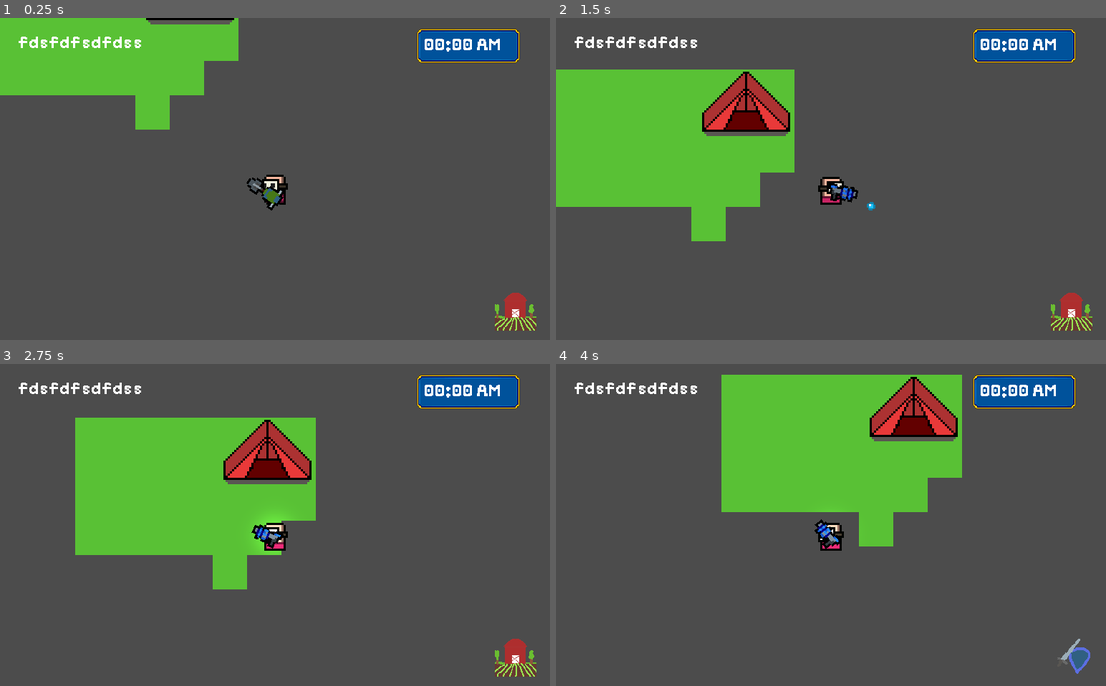
Above: before the commit, frames 1-4 (two rows, left to right).
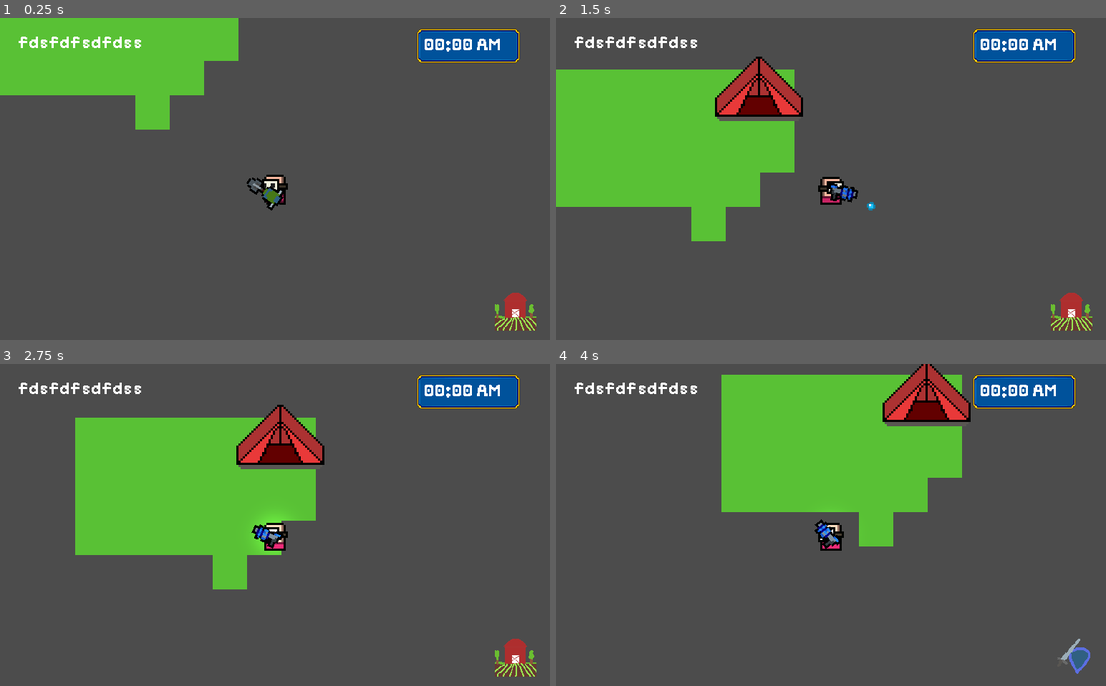
Above: after the commit, the same moments.

Repository: sugarvoid/gargun-valley
Game: Godot game, scene res://game/Game.tscn
Two runs of this game, one before a commit and one after it. Both use one fixed random seed, a clock stepped at 60 frames per second and the inputs below.
Inputs (mouse positions are in pixels of both pictures, inside the frame that each line leads up to):
- Up to frame 1 (0.25 s): no input
- Up to frame 2 (1.5 s): tap Enter at 0.5 s; move the mouse to (803, 243) at 0.52 s; hold W (move_up) from 0.53 s (still down); tap Mouse wheel down (cycle_hand) at 0.6 s; click (803, 243) at 0.67 s; move the mouse to (996, 227) at 1.27 s; click (996, 227) at 1.35 s
- Up to frame 3 (2.75 s): tap Space at 2 s; move the mouse to (110, 476) at 2.02 s; release W (move_up) at 2.03 s; hold A (move_left) from 2.03 s (still down); tap R (light_toggle) at 2.1 s
- Up to frame 4 (4 s): move the mouse to (858, 525) at 2.77 s; right-click (858, 525) at 2.85 s; click (858, 525) at 2.92 s; move the mouse to (748, 444) at 3.52 s; release A (move_left) at 3.53 s; hold S (move_down) from 3.53 s (still down); tap E (switch_mode) at 3.6 s

The runs differ from the first frame. In frame 1, 0.3% of the frame differs, in the area x 26-43%, y 0-2%; in frame 2, 2.6%, in the area x 26-45%, y 12-37%; in frame 3, 2.6%; in frame 4, 2.6%.

Commit message:
Make tent a separate scene

Diff:
--- a/game/Game.tscn
+++ b/game/Game.tscn
@@ -2,7 +2,7 @@
 
 [ext_resource path="res://game/actor/player/Player.tscn" type="PackedScene" id=1]
 [ext_resource path="res://game/interface/hud/HUD.tscn" type="PackedScene" id=2]
-[ext_resource path="res://tent.png" type="Texture" id=3]
+[ext_resource path="res://game/building/Tent.tscn" type="PackedScene" id=3]
 [ext_resource path="res://game/garden_manager.gd" type="Script" id=4]
 [ext_resource path="res://game/game.gd" type="Script" id=5]
 [ext_resource path="res://game/manager/TimeManager.tscn" type="PackedScene" id=11]
@@ -56,9 +56,8 @@
 
 [node name="Plots" type="YSort" parent="GardenManager"]
 
-[node name="Tent" type="Sprite" parent="."]
-position = Vector2( 90, 15 )
-texture = ExtResource( 3 )
+[node name="Tent" parent="." instance=ExtResource( 3 )]
+position = Vector2( 96, 8 )
 
 [node name="EnemyManager" type="Node2D" parent="."]
 visible = false
--- /dev/null
+++ b/game/building/Tent.tscn
@@ -0,0 +1,22 @@
+[gd_scene load_steps=3 format=2]
+
+[ext_resource path="res://tent.png" type="Texture" id=1]
+
+[sub_resource type="RectangleShape2D" id=1]
+extents = Vector2( 5, 5.5 )
+
+[node name="Tent" type="Node2D"]
+
+[node name="Sprite" type="Sprite" parent="."]
+texture = ExtResource( 1 )
+
+[node name="StaticBody2D" type="StaticBody2D" parent="."]
+
+[node name="CollisionPolygon2D" type="CollisionPolygon2D" parent="StaticBody2D"]
+polygon = PoolVector2Array( 0, -14, 20, 6, 20, 14, -21, 14, -21, 5 )
+
+[node name="Entry" type="Area2D" parent="."]
+
+[node name="CollisionShape2D" type="CollisionShape2D" parent="Entry"]
+position = Vector2( 0, 19 )
+shape = SubResource( 1 )
